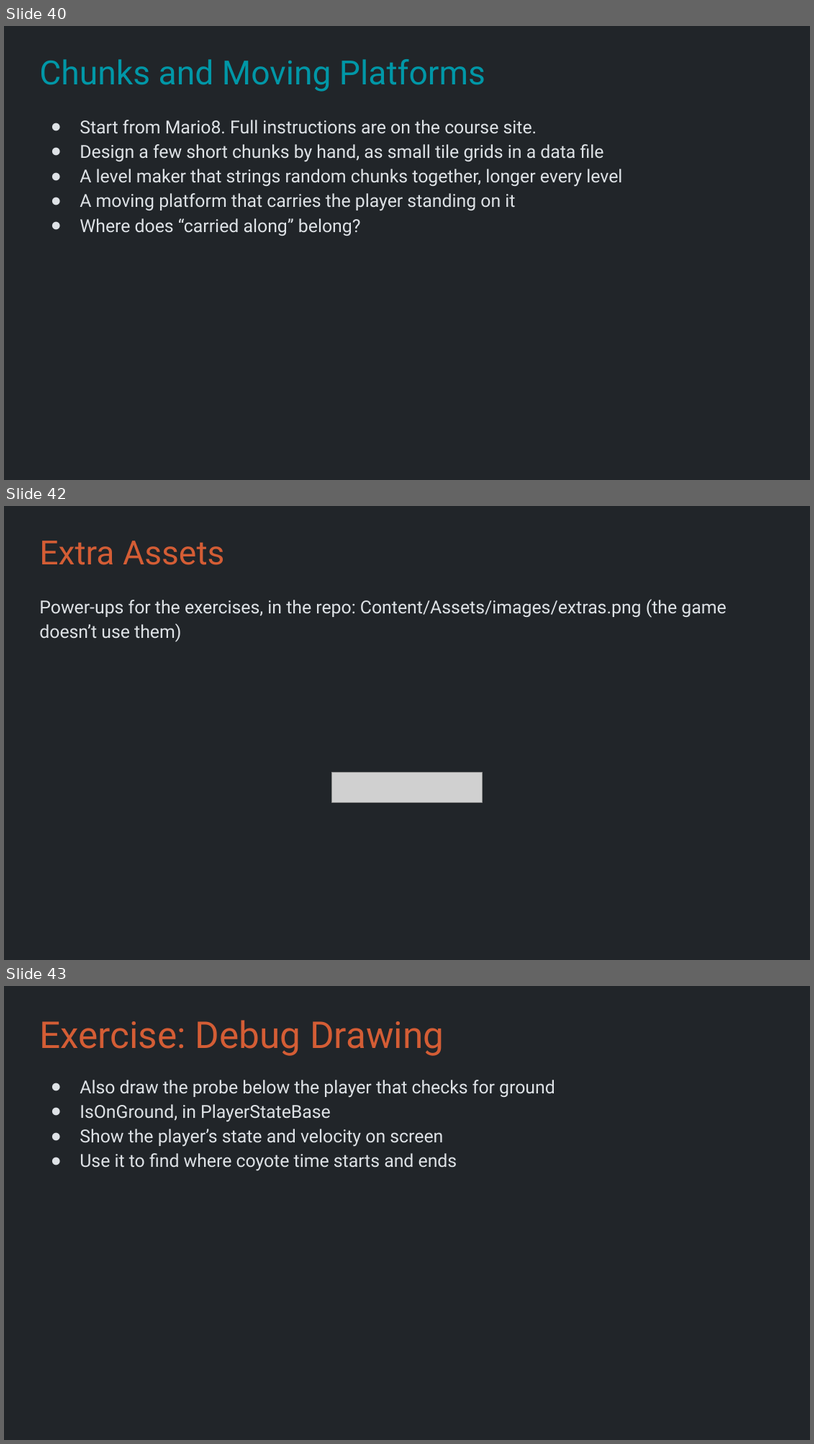
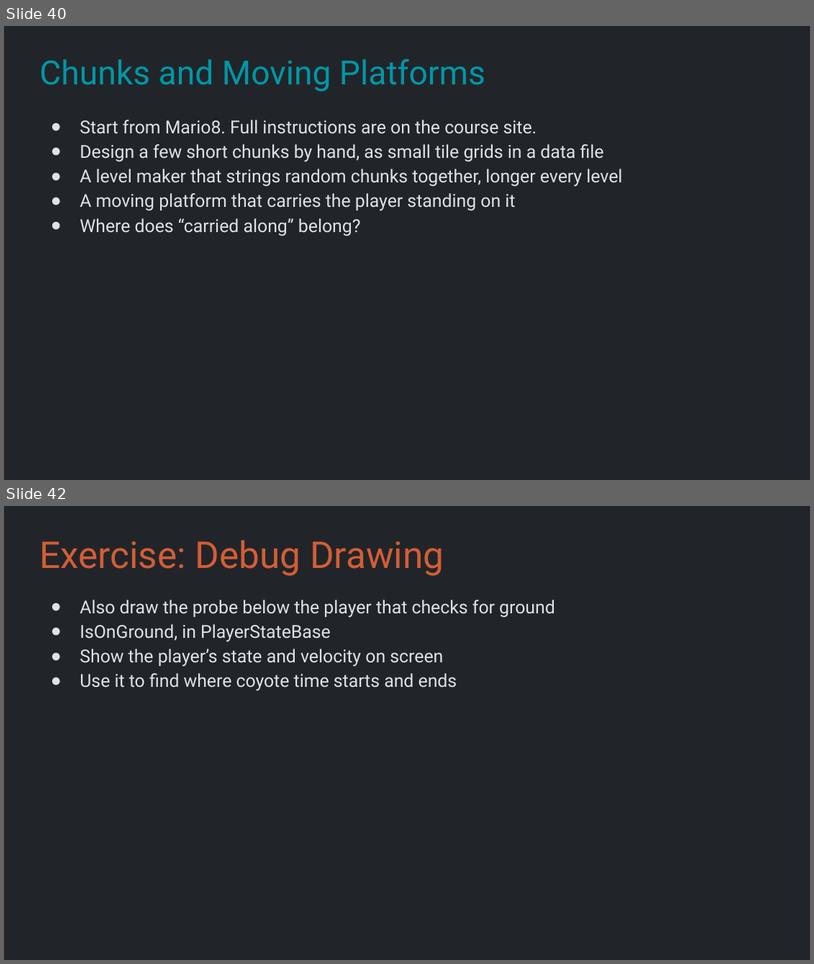
Before and after one commit to Metamate/gar, a slide deck: slides/06 Super Mario Bros.pptx. Shown one above the other, each under a label of ours: slides 40, 42 and 43 before the commit, slides 40 and 42 after it; the slides between them are not shown. The pictures are 814x1444 and 814x964 pixels, drawn with LibreOffice and Linux fonts; fonts in the diff are those of the drawing; grey boxes stand for pictures. Boxes give left, top, right and bottom in pixels: in the first picture for what was removed or moved away, otherwise in the second. Text is boxed around its words. In the diff, an @@ line names an element or a change of style, - is before the commit and + after.

```diff
--- a/slides/06 Super Mario Bros.pptx
+++ b/slides/06 Super Mario Bros.pptx
@@ slide 42 removed at bbox=[4, 506, 810, 960], background #212529 @@
@@ title removed at bbox=[39, 541, 224, 565] @@
-Extra Assets
@@ text removed at bbox=[39, 599, 726, 642] @@
-Power-ups for the exercises, in the repo: Content/Assets/images/extras.png (the game doesn’t use them)
@@ picture removed at bbox=[332, 772, 482, 802] @@
@@ what was slide 43 is now slide 42 @@
```
Also in this commit, not shown: 1 slide changed, 5 other files.
